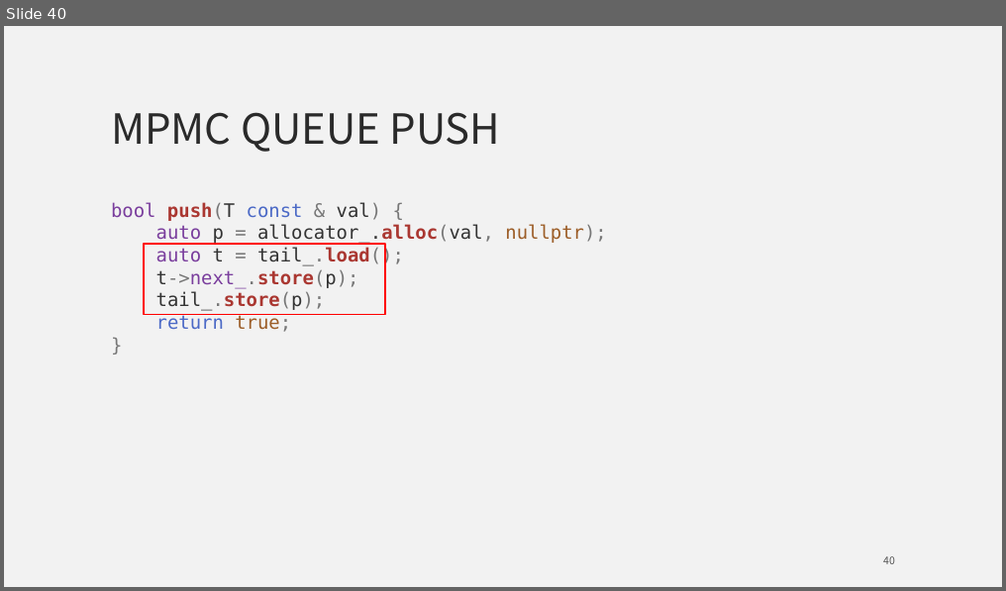
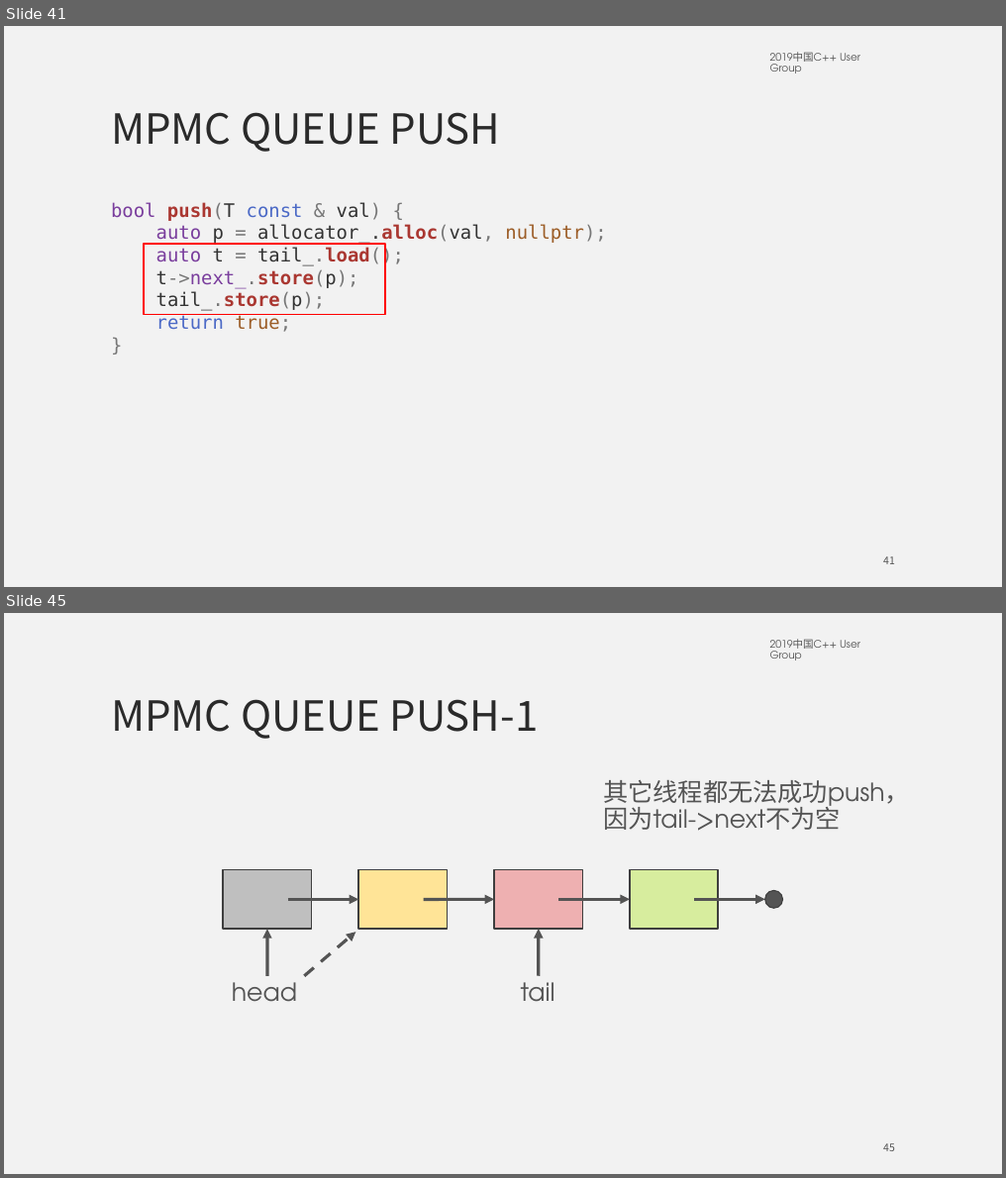
Before and after one commit to mutouyun/lock-free-queue, a slide deck: lock-free.pptx. Shown one above the other, each under a label of ours: slide 40 before the commit, slides 41 and 45 after it; the slides between them are not shown. The pictures are 1006x591 and 1006x1178 pixels, drawn with LibreOffice and Linux fonts; fonts in the diff are those of the drawing. Boxes give left, top, right and bottom in pixels: in the first picture for what was removed or moved away, otherwise in the second. Text is boxed around its words. In the diff, an @@ line names an element or a change of style, - is before the commit and + after.

```diff
--- a/lock-free.pptx
+++ b/lock-free.pptx
@@ slide 45 added at (4,613,1002,1174), background #F2F2F2; not listed: 1 template element that a slide beside it also shows @@
@@ title added at (111,699,539,739), 40 pt, text #2A2A2A @@
+MPMC QUEUE PUSH-1
@@ text added at (603,780,910,831), 24 pt, text #545454 @@
+其它线程都无法成功push，
+因为tail->next不为空
@@ rectangle added at (224,870,312,930), fill #BFBFBF, outline #3E3E3E 1.5 pt @@
@@ rectangle added at (358,870,448,930), fill #FFE497, outline #3E3E3E 1.5 pt @@
@@ rectangle added at (494,869,583,929), fill #EEB0B1, outline #3E3E3E 1.5 pt @@
@@ rectangle added at (630,869,718,929), fill #D7ED9E, outline #3E3E3E 1.5 pt @@
@@ arrow added from (288, 900) to (358, 900), #545454 3 pt @@
@@ arrow added from (423, 900) to (494, 900), #545454 3 pt @@
@@ arrow added from (558, 900) to (630, 900), #545454 3 pt @@
@@ arrow added from (694, 900) to (765, 900), #545454 3 pt @@
@@ ellipse added at (765,891,783,909), fill #545454, outline #3E3E3E 1 pt @@
@@ arrow added from (267, 976) to (267, 929), #545454 3 pt @@
@@ arrow added from (304, 976) to (355, 932), #545454 3 pt dashed @@
@@ arrow added from (539, 976) to (539, 929), #545454 3 pt @@
@@ text added at (232,975,297,1002), 24 pt, text #545454 @@
+head
@@ text added at (521,975,555,1002), 24 pt, text #545454 @@
+tail
@@ page number added at (883,1144,895,1152), 10 pt, text #545454 @@
+45
@@ what was slide 40 is now slide 41 @@
@@ slide 41 changed as well @@
@@ text added at (770,52,860,74), 10 pt, text #545454 @@
+2019中国C++ User Group
@@ page number at (883,557,895,565): text changed @@
-40
+41
```
Also in this commit, not shown: 95 other slides changed, 16 other slides added.
